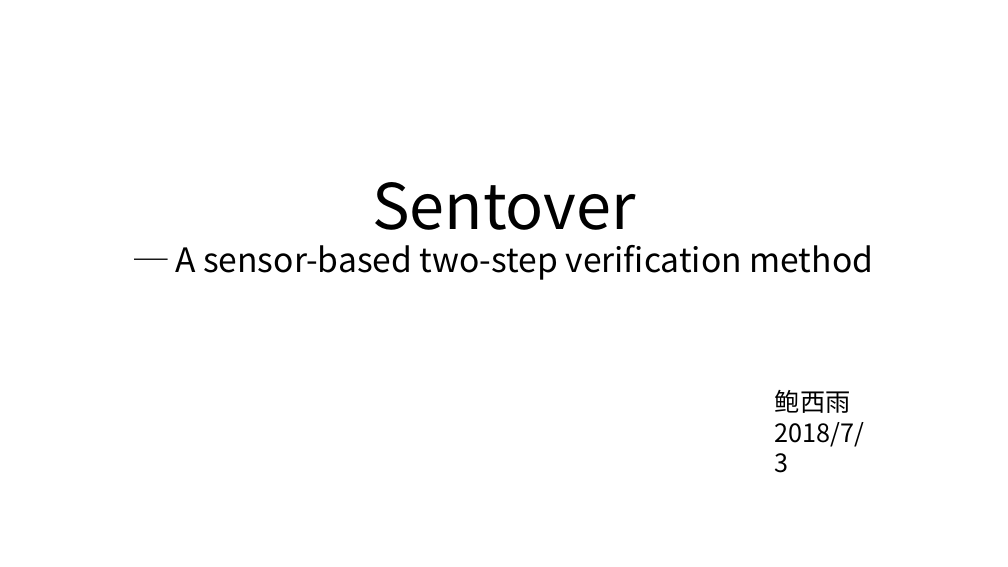
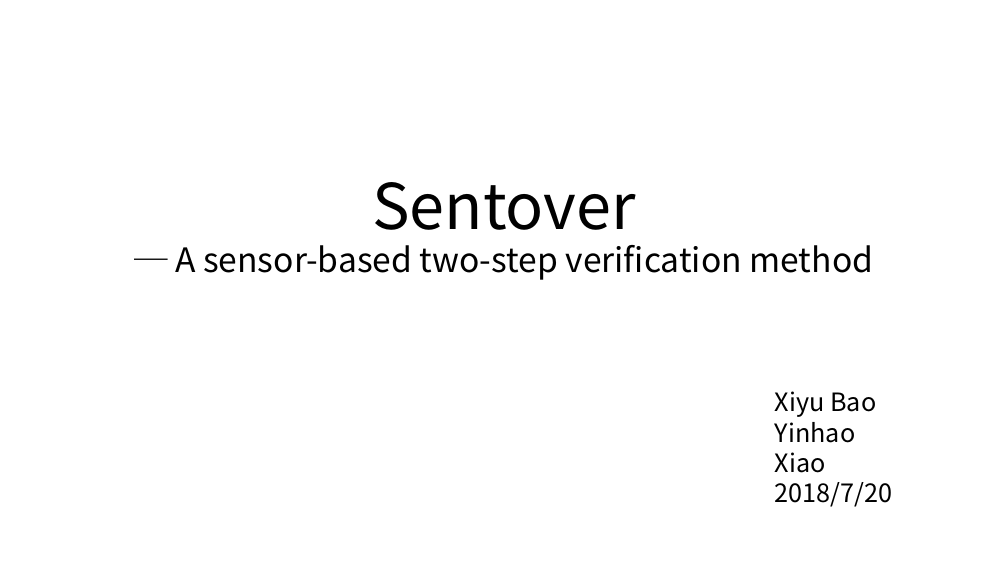
Before and after one commit to 3056779688/2-factor-presentation, a slide deck: slide 1 of 0719/Bxy.pptx. Drawn at 1008x567 pixels with LibreOffice and Linux fonts; fonts in the diff are those of the drawing. Boxes give left, top, right and bottom in pixels: in the first picture for what was removed or moved away, otherwise in the second. Text is boxed around its words. In the diff, an @@ line names an element or a change of style, - is before the commit and + after.

```diff
--- a/0719/Bxy.pptx
+++ b/0719/Bxy.pptx
@@ text at [775,391,893,507]: text changed @@
-鲍西雨
-2018/7/3
+Xiyu Bao
+Yinhao Xiao
+2018/7/20
```
Also in this commit, not shown: 2 other slides changed, 2 slides added, 1 slide removed, 8 other files.
